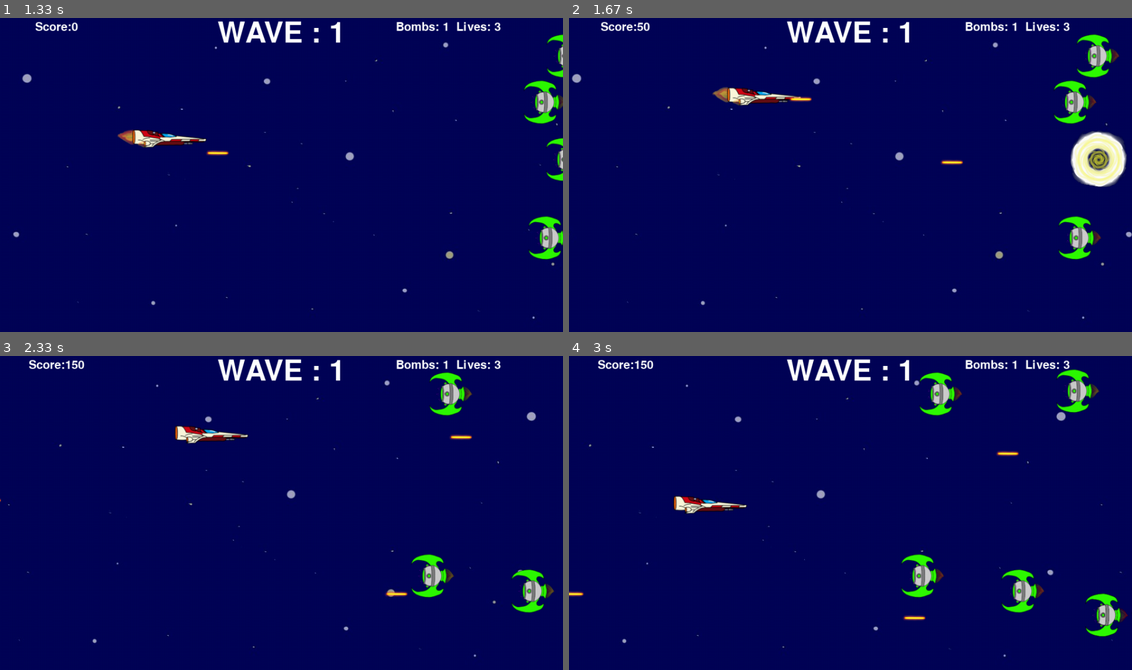
Above: before the commit, frames 1-4 (two rows, left to right).
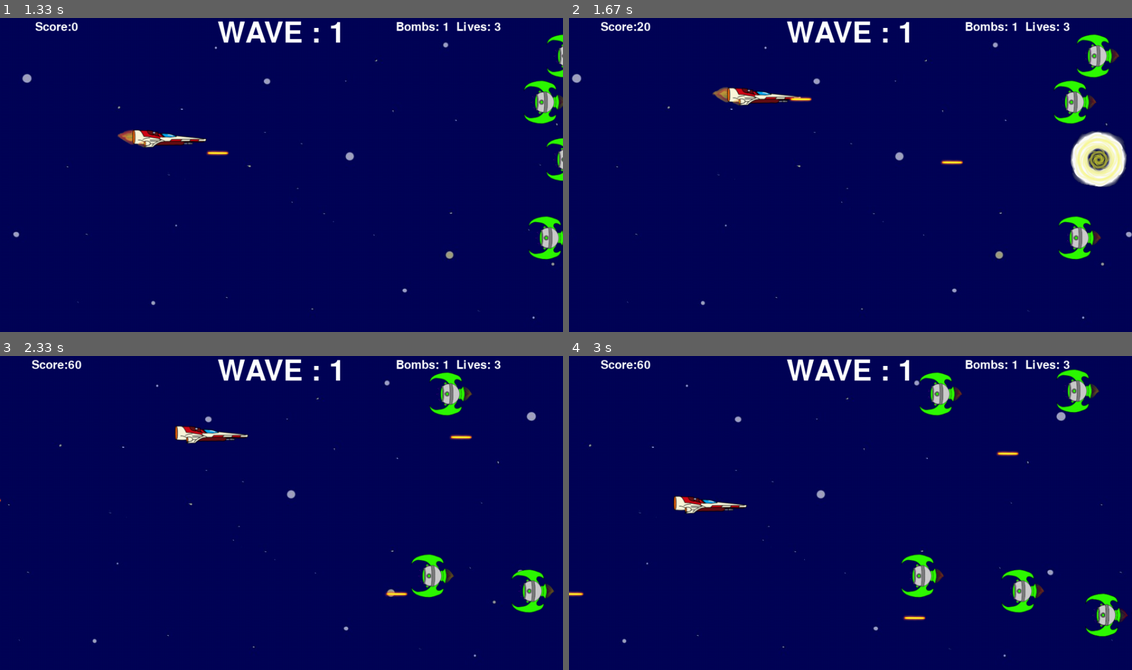
Above: after the commit, the same moments.

Repository: Demi-hero/UoN_Game_Project
Game: pygame game, started from Main.py
Two runs of this game, one before a commit and one after it. Both use one fixed random seed, a clock stepped at 60 frames per second and the inputs below.
Inputs:
- Up to frame 1 (1.33 s): tap Space at 0.33, 1.28 s; hold Right 0.67-1.13 s; hold Up from 1.22 s (still down)
- Up to frame 2 (1.67 s): release Up at 1.52 s; hold Right from 1.55 s (still down); tap Space at 1.62 s
- Up to frame 3 (2.33 s): tap Space at 1.92, 2.12 s; release Right at 2.02 s; hold Left from 2.05 s (still down)
- Up to frame 4 (3 s): tap Space at 2.42, 2.68 s; release Left at 2.58 s; hold Down 2.62-2.92 s; hold Left from 2.95 s (still down)

Frame 1 is identical in both runs. In frame 2, less than 0.1% of the frame differs, in the area x 12-15%, y 1-5%; in frame 3, 0.2%, in the area x 5-15%, y 1-5%; in frame 4, 0.2%.

Commit message:
Waves roughtly implimented

Diff:
--- a/Main.py
+++ b/Main.py
@@ -17,9 +17,11 @@
         self.lives = 3
         self.bombs = 1
         self.score = 0
-        self.kill_score = 50
+        self.kill_score = 20
         self.penalty_score = -10
+        self.difficulty = 7
         self.wavenum = 1
+        self.kill_count = 0
         # basics game needs to run
         self.white = (255,255,255)
         self.clock = pyg.time.Clock()
@@ -42,7 +44,7 @@
 
     def execute(self):
         # spawning aliens
-        self.new_alien(self.wavenum)
+        self.new_alien((self.wavenum + self.difficulty))
 
         # startup screen
         while self.startup:
@@ -56,7 +58,6 @@
             for event in pyg.event.get():
                 self.on_event(event, self.Files, self.Board)
             self.player_movement(self.player)
-
 
             if not self.paused:
                 # spawning powerups
@@ -75,10 +76,11 @@
                 for hit in hits:
 
                     self.score += self.kill_score
+                    self.kill_count += 1
                     self.sounds.boom.play()
                     self.expl = gd.Explosion(hit.rect.center, 'lg')
                     self.all_sprites.add(self.expl)
-                    self.new_alien(-6)
+                    self.new_alien()
                 # check if a player picked up a powerup
                 hits = pyg.sprite.spritecollide(self.player, self.power_ups, True)
                 for hit in hits:
@@ -92,13 +94,24 @@
                 for hit in hits:
                     self.player_death(hit)
 
+                if self.kill_count >= (self.difficulty + self.wavenum):
+                    self.kill_count -= (self.difficulty + self.wavenum)
+                    self.wavenum += 1
+                    if self.wavenum % 10 == 0:
+                        self.lives += 1
+                        self.bombs += 1
+                    self.purge_aliens()
+                    self.new_alien(self.wavenum + self.difficulty)
+                    # kill the bad guys
+                    # make more bad guys
+
                 # removing the aliens and bullets as they leave the screen
                 for alien in self.aliens:
                     if alien.rect.x < 0 - alien.ln:
                         self.aliens.remove(alien)
                         # penalty for if aliens get past player
                         self.score += self.penalty_score
-                        self.new_alien( -6)
+                        self.new_alien()
                 for bullet in self.bullets:
                     if bullet.rect.x > gd.WIDTH:
                         bullet.kill()
@@ -115,7 +128,6 @@
                 self.message_display("Lives: {}".format(self.lives), 0.03, .85, 20)
                 self.message_display("Bombs: {}".format(self.bombs), 0.03, .75, 20)
                 self.message_display("WAVE : {}".format(self.wavenum), 0.05)
-
                 # if out of lives - game over (see eventhandler)
                 if self.lives < 1:
                     self.gameover(self.Board, self.player, self.Files["scores"])
--- a/eventhandler.py
+++ b/eventhandler.py
@@ -165,13 +165,10 @@
     # logic for bomb power-up
     def on_bomb(self, board, files):
         if self.bombs > 0 and not self.paused:
-            files.ult.play()
+            files['sounds'].ult.play()
             self.score += 1000
             board.screen.fill(self.white)
-            for alien in self.aliens:
-                alien.kill()
-            for bullet in self.alienbullets:
-                bullet.kill()
+            self.purge_aliens()
             pyg.display.update()
             self.bombs -= 1
             self.new_alien(self.wavenum)
@@ -183,17 +180,15 @@
         expl = gamedata.Explosion(hit.rect.center, 'sm')
         self.all_sprites.add(expl)
         self.player.hide()
-        for alien in self.aliens:
-            alien.kill()
+        self.kill_count = 0
         for bullet in self.bullets:
             bullet.kill()
-        for albull in self.alienbullets:
-            albull.kill()
-        self.new_alien(self.wavenum)
+        self.purge_aliens()
+        self.new_alien(self.wavenum+self.difficulty)
 
     # spawns aliens, rate increases as player completes waves
-    def new_alien(self, wave):
-        for i in range (wave+7):
+    def new_alien(self, amount=1):
+        for i in range (amount):
             alien = gamedata.Alien(self)
             alien.collide(self.aliens)
             self.all_sprites.add(alien)
@@ -204,3 +199,9 @@
         power_up = gamedata.PowerUp(self)
         self.power_ups.add(power_up)
         self.all_sprites.add(power_up)
+
+    def purge_aliens(self):
+        for alien in self.aliens:
+            alien.kill()
+        for albull in self.alienbullets:
+            albull.kill()
